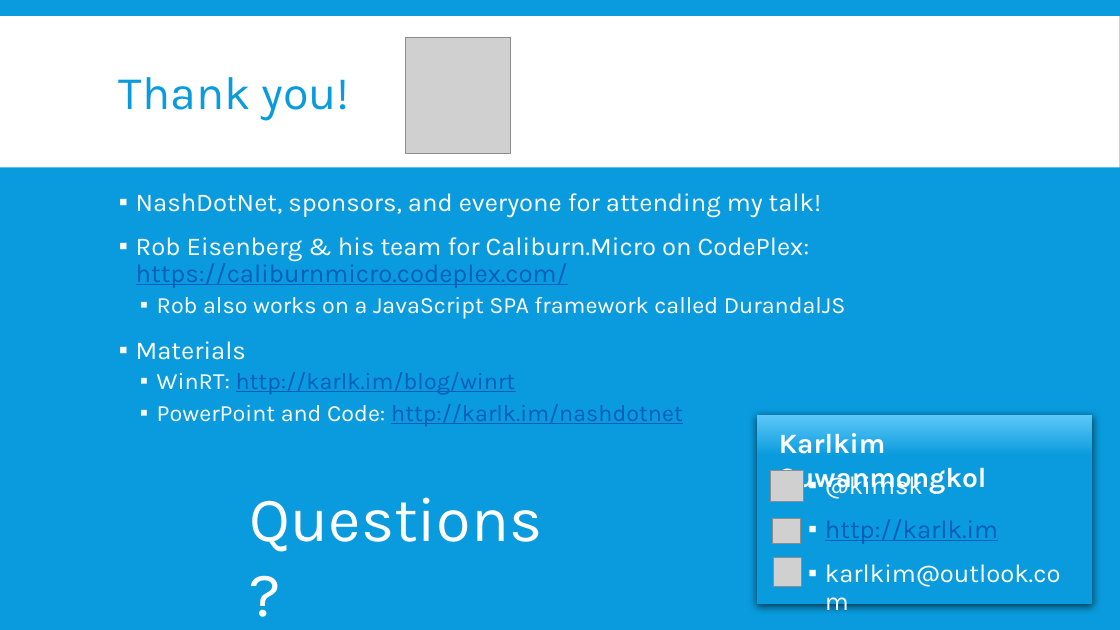
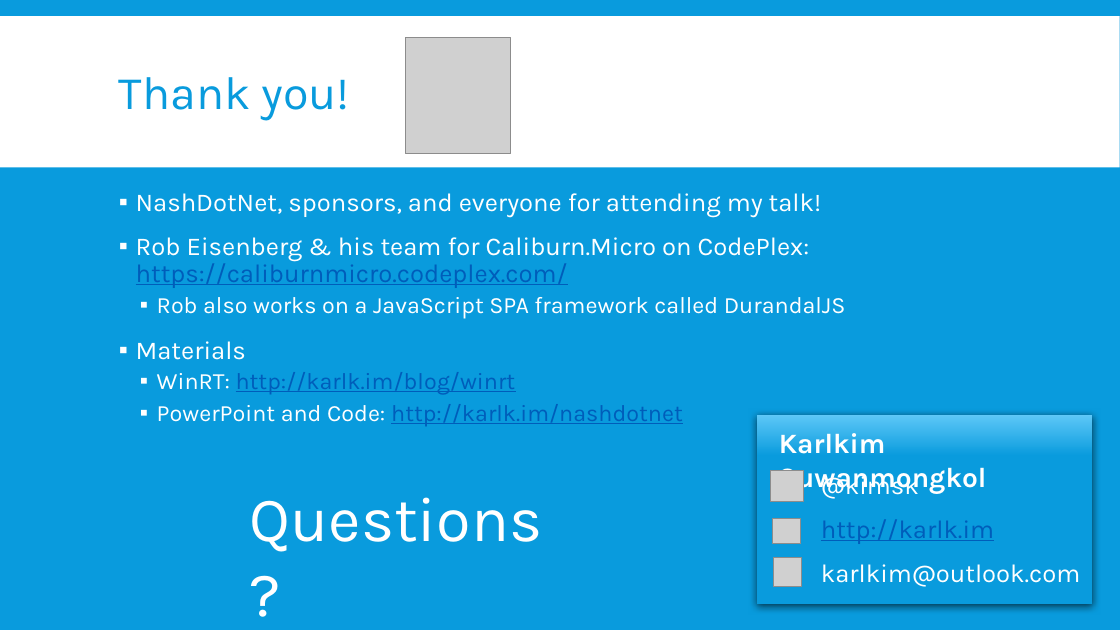
Before and after one commit to kimsk/NashDotNet, a slide deck: slide 17 of WinRT and Caliburn.Micro.pptx. Drawn at 1120x630 pixels with LibreOffice and Linux fonts; fonts in the diff are those of the drawing; grey boxes stand for pictures; background and template pictures are left out. Boxes give left, top, right and bottom in pixels: in the first picture for what was removed or moved away, otherwise in the second. Text is boxed around its words. In the diff, an @@ line names an element or a change of style, - is before the commit and + after.

```diff
--- a/WinRT and Caliburn.Micro.pptx
+++ b/WinRT and Caliburn.Micro.pptx
@@ text "@kimsk" at [821,473,1081,587]: bullet ▪ to none @@
```
Also in this commit, not shown: 4 other slides changed.
